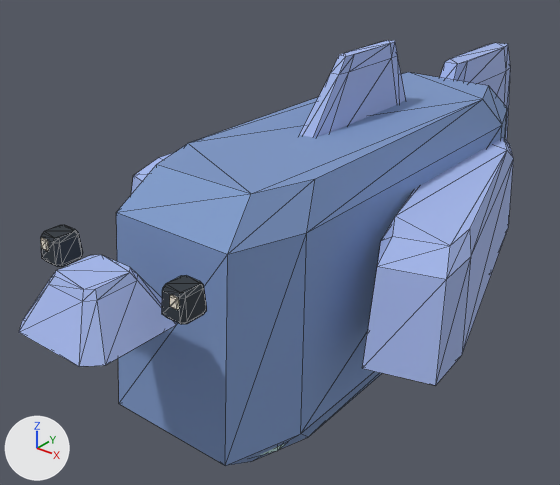
The glTF model assets/blockvarlden/actors/rimfena.glb, before and after one commit.
Camera for both pictures: a 50 mm lens placed at (0.731, -1.104, 0.879), pointed at (-0.105, -0.059, 0.231). Lighting does not change. The marker at lower left points along +X, +Y and +Z. The older version comes first. Mesh edges are drawn as thin lines. Vertices at exactly the same position are counted once.

Names of what the first picture shows: 'rimfena färgytor'.
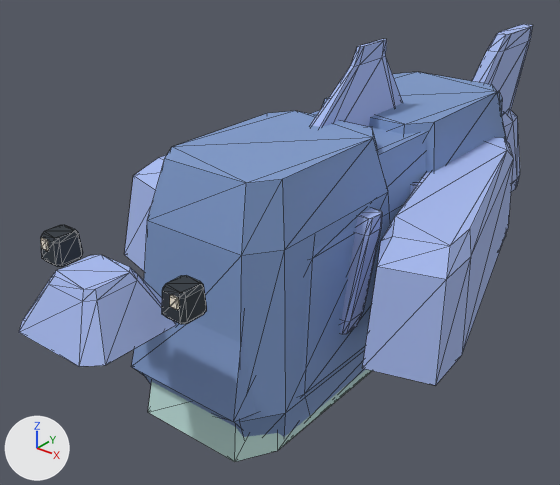
What differs and where, as boxes (x1, y1, x2, y2) in the pictures (560 x 485 px; the box of a moved part takes in the faces that stretch with it):
```json
{"object": "rimfena färgytor", "change": "reshaped", "before": [19, 40, 514, 466], "after": [19, 24, 533, 462]}
{"part": 1, "of": "me_rimfena_skulptur", "change": "moved or reshaped", "before": [116, 72, 508, 466], "on screen": "not visible afterwards"}
{"part": 2, "of": "me_rimfena_skulptur", "change": "added", "after": [341, 208, 382, 334], "on screen": "blue"}
{"part": 3, "of": "me_rimfena_skulptur", "change": "added", "after": [410, 180, 420, 194], "on screen": "mostly hidden"}
{"part": 4, "of": "me_rimfena_skulptur", "change": "added", "after": [497, 92, 503, 112], "on screen": "mostly hidden"}
{"part": 5, "of": "me_rimfena_skulptur", "change": "rebuilt", "before": [440, 43, 511, 141], "after": [502, 110, 520, 192]}
{"part": 6, "of": "me_rimfena_skulptur", "change": "rebuilt", "before": [300, 40, 406, 138], "after": [311, 39, 402, 127]}
{"part": 7, "of": "me_rimfena_skulptur", "change": "added", "after": [131, 110, 426, 428], "on screen": "blue"}
{"part": 8, "of": "me_rimfena_skulptur", "change": "added", "after": [144, 111, 389, 437], "on screen": "blue"}
{"part": 9, "of": "me_rimfena_skulptur", "change": "added", "after": [322, 72, 507, 237], "on screen": "blue"}
{"part": 10, "of": "me_rimfena_skulptur", "change": "added", "after": [472, 24, 533, 114], "on screen": "blue"}
{"part": 11, "of": "me_rimfena_skulptur", "change": "edited", "before": [19, 138, 514, 455], "after": [19, 138, 514, 455], "on screen": "looks the same"}
```

Scene script edits in JSON lines:
```json
{"block": "me_rimfena_skulptur", "where": "# used by ob_rimfena_färgytor; location = (0.0, 0.0, 0.0)"}
{"op": "remove", "block": "me_rimfena_skulptur", "code": "me_rimfena_skulptur.from_pydata(...)  # 352 vertices, 660 faces; spans x -0.334..0.334, y -0.651..0.702, z 0.03..0.595"}
{"op": "add", "block": "me_rimfena_skulptur", "code": "me_rimfena_skulptur.from_pydata(...)  # 672 vertices, 1260 faces; spans x -0.334..0.334, y -0.651..0.805, z 0.034..0.601"}
{"block": "me_rimfena_skulptur", "change": "me_rimfena_skulptur part 1: the loose piece of 32 vertices spanning x -0.16..0.16, y -0.465..0.465, z 0.03..0.48 is multiplied about its middle by the matrix ((0.128, 0.0, 0.0), (0.0, 0.054, 0.134), (0.0, 0.0, 0.4)), then moved by (-0.138, -0.167, 0.041)"}
{"block": "me_rimfena_skulptur", "change": "me_rimfena_skulptur part 2: the loose piece of 32 vertices spanning x -0.133..0.133, y -0.423..0.033, z 0.034..0.197 is copied, and the copy is multiplied about its middle by the matrix ((0.157, 0.0, 0.0), (0.0, 0.112, 0.373), (0.0, 0.0, 1.111)), then moved by (0.138, 0.028, 0.18); it spans x 0.117..0.158, y -0.219..-0.118, z 0.206..0.386"}
{"block": "me_rimfena_skulptur", "change": "me_rimfena_skulptur part 3: the loose piece of 32 vertices spanning x -0.16..0.16, y -0.465..0.465, z 0.03..0.48 is copied, and the copy is multiplied about its middle by the matrix ((0.128, 0.0, 0.0), (0.0, 0.054, 0.134), (0.0, 0.0, 0.4)), then moved by (0.138, 0.0, 0.041); it spans x 0.117..0.158, y -0.051..0.05, z 0.206..0.386"}
{"block": "me_rimfena_skulptur", "change": "me_rimfena_skulptur part 4: the loose piece of 32 vertices spanning x -0.133..0.133, y -0.423..0.033, z 0.034..0.197 is copied, and the copy is scaled about its middle by (0.264, 0.592, 1.11), then moved by (0.0, 0.688, 0.207); it spans x -0.035..0.035, y 0.358..0.628, z 0.233..0.412"}
{"block": "me_rimfena_skulptur", "change": "me_rimfena_skulptur part 5: the loose piece of 32 vertices spanning x -0.033..0.033, y 0.302..0.702, z 0.079..0.512 is rebuilt with 32 vertices and now spans x -0.036..0.036, y 0.364..0.805, z 0.111..0.354"}
{"block": "me_rimfena_skulptur", "change": "me_rimfena_skulptur part 6: the loose piece of 32 vertices spanning x -0.024..0.024, y -0.175..0.198, z 0.392..0.595 is rebuilt with 32 vertices and now spans x -0.023..0.023, y -0.207..0.212, z 0.377..0.601"}
{"block": "me_rimfena_skulptur", "change": "me_rimfena_skulptur part 7: a new loose piece of 32 vertices spanning x -0.152..0.152, y -0.437..0.437, z 0.05..0.46, in mat_rimfena_pigment"}
{"block": "me_rimfena_skulptur", "change": "me_rimfena_skulptur part 8: a new loose piece of 32 vertices spanning x -0.15..0.15, y -0.423..0.014, z 0.046..0.491, in mat_rimfena_pigment"}
{"block": "me_rimfena_skulptur", "change": "me_rimfena_skulptur part 9: a new loose piece of 32 vertices spanning x -0.16..0.16, y -0.014..0.46, z 0.052..0.475, in mat_rimfena_pigment"}
{"block": "me_rimfena_skulptur", "change": "me_rimfena_skulptur part 10: a new loose piece of 32 vertices spanning x -0.027..0.027, y 0.404..0.77, z 0.291..0.534, in mat_rimfena_pigment"}
{"block": "me_rimfena_skulptur", "change": "me_rimfena_skulptur part 11: 360 kept faces spanning x -0.334..0.334, y -0.651..0.411, z 0.034..0.416 get new vertex colours"}
{"block": "me_rimfena_skulptur", "change": "other edits to the shape of me_rimfena_skulptur do not show in these pictures"}
```
